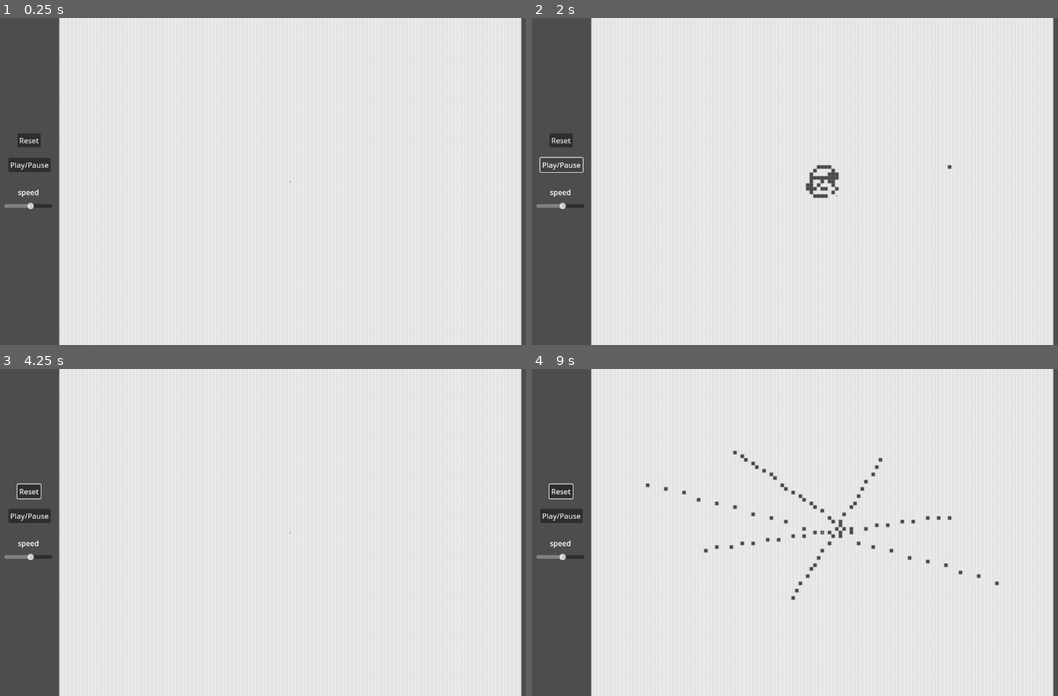
Above: before the commit, frames 1-4 (two rows, left to right).
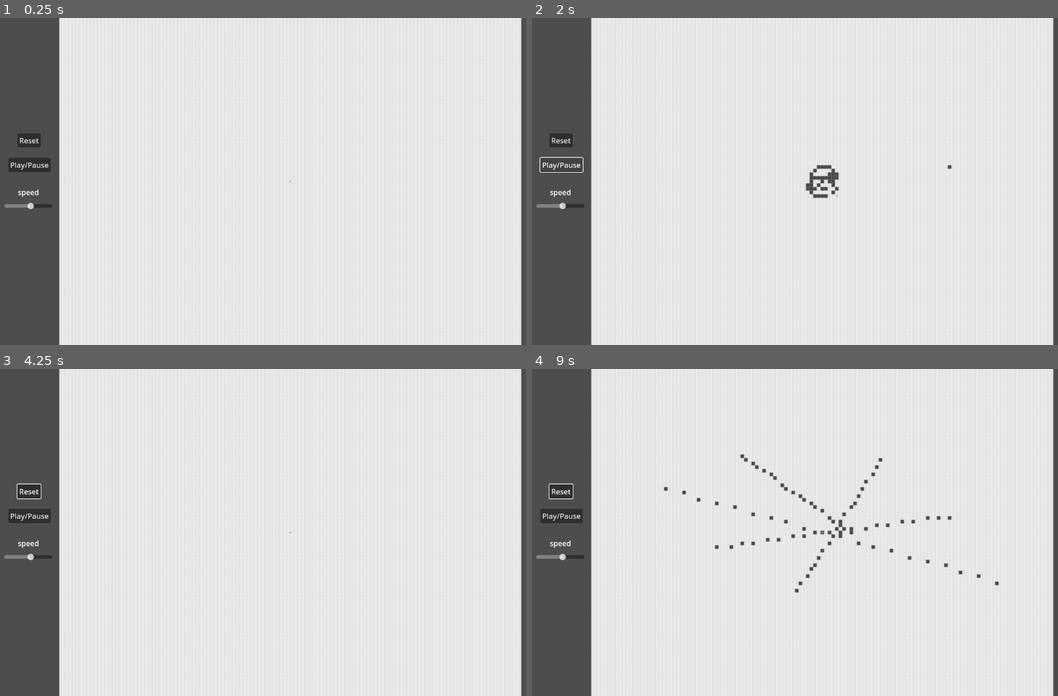
Above: after the commit, the same moments.

Repository: toucam87/LangtonAnts
Game: Godot game, scene res://Main Scene/world.tscn
Same seed, same stepped clock (60 frames per second), same inputs: the game is played once before the commit and once after it.
Inputs (mouse positions are in pixels of both pictures, inside the frame that each line leads up to):
- Up to frame 1 (0.25 s): no input
- Up to frame 2 (2 s): tap Enter at 0.5 s; move the mouse to (952, 165) at 0.52 s; press the mouse at (952, 165) at 0.53 s; release the mouse at (952, 165) at 1.25 s; click "Play/Pause" at 1.25 s
- Up to frame 3 (4.25 s): click "Reset" at 2 s; move the mouse to (173, 548) at 2.77 s; right-click (173, 548) at 2.85 s; move the mouse to (347, 460) at 3.52 s; press the mouse at (347, 460) at 3.53 s
- Up to frame 4 (9 s): move the mouse to (795, 597) at 4.27 s; release the mouse at (795, 597) at 4.28 s; right-click (795, 597) at 4.35 s; move the mouse to (994, 581) at 5.02 s; press the mouse at (994, 581) at 5.03 s; move the mouse to (647, 483) at 5.77 s; release the mouse at (647, 483) at 5.78 s; right-click (647, 483) at 5.85 s; move the mouse to (852, 532) at 6.52 s; press the mouse at (852, 532) at 6.53 s; move the mouse to (737, 450) at 7.27 s; release the mouse at (737, 450) at 7.28 s; right-click (737, 450) at 7.35 s; move the mouse to (952, 516) at 8.02 s; press the mouse at (952, 516) at 8.03 s; move the mouse to (705, 548) at 8.77 s; release the mouse at (705, 548) at 8.78 s; right-click (705, 548) at 8.85 s

Frames 1-3 are identical in both runs. In frame 4, less than 0.1% of the frame differs, in the area x 21-51%, y 24-71%.

Commit message:
v0.1 first prototype
painting and default color ability in, one ant at the center

Diff:
--- a/Board/board_tilemap.gd
+++ b/Board/board_tilemap.gd
@@ -7,6 +7,7 @@
 enum {WHITE, BLACK, BLUE, RED, YELLOW, GREEN, ORANGE, PURPLE}
 
 var active_color = 1
+var default_color = 0
 var is_painting_tiles = true
 var old_mouse_pos = null
 
@@ -32,3 +33,10 @@
 			var map_point = local_to_map(to_local(point))
 			if get_cell_source_id(0, map_point) != -1:
 				swap_tile(map_point, active_color)
+	elif Mouse.right_click_pressed == true:
+		var points_to_paint = Mouse.lerped_mouse_positions
+		points_to_paint.append(Mouse.mouse_pos)
+		for point in points_to_paint:
+			var map_point = local_to_map(to_local(point))
+			if get_cell_source_id(0, map_point) != -1:
+				swap_tile(map_point, default_color)
